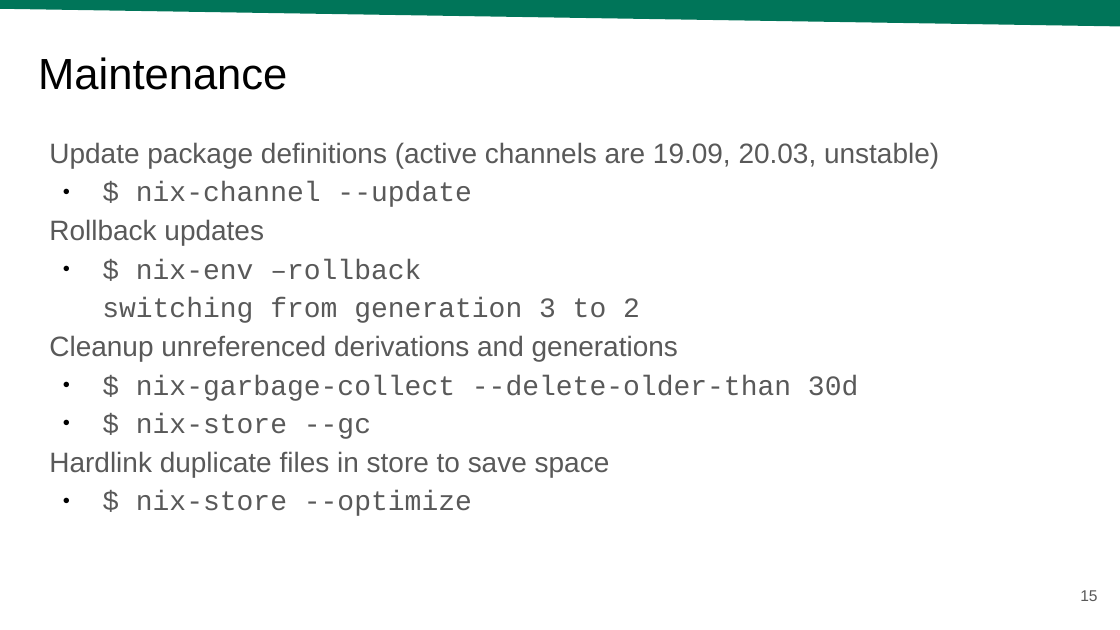
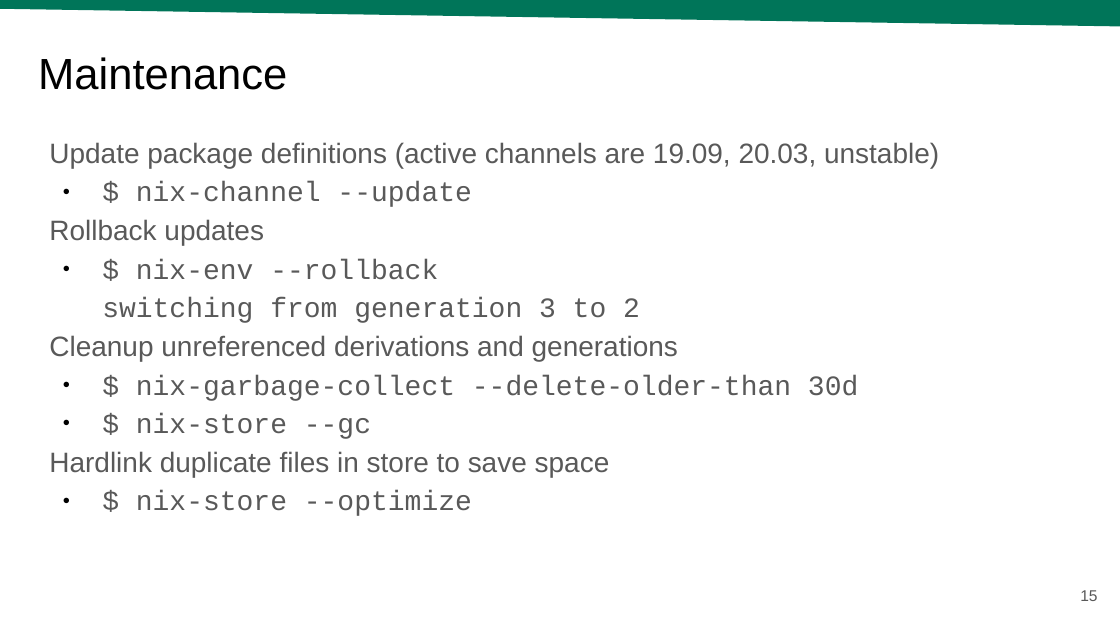
Before and after one commit to twoolie/pyconau2020, a slide deck: slide 15 of slides.odp. Drawn at 1120x630 pixels with LibreOffice and Linux fonts; fonts in the diff are those of the drawing; background and template pictures are left out. Boxes give left, top, right and bottom in pixels: in the first picture for what was removed or moved away, otherwise in the second. Text is boxed around its words. In the diff, an @@ line names an element or a change of style, - is before the commit and + after.

```diff
--- a/slides.odp
+++ b/slides.odp
@@ text at (x1=102, y1=259, x2=640, y2=323): text changed @@
-● $ nix-env –rollback
-  switching from generation 3 to 2
+● $ nix-env --rollback
+  switching from generation 3 to 2
```
Also in this commit, not shown: 1 other slide changed, 1 other file.
